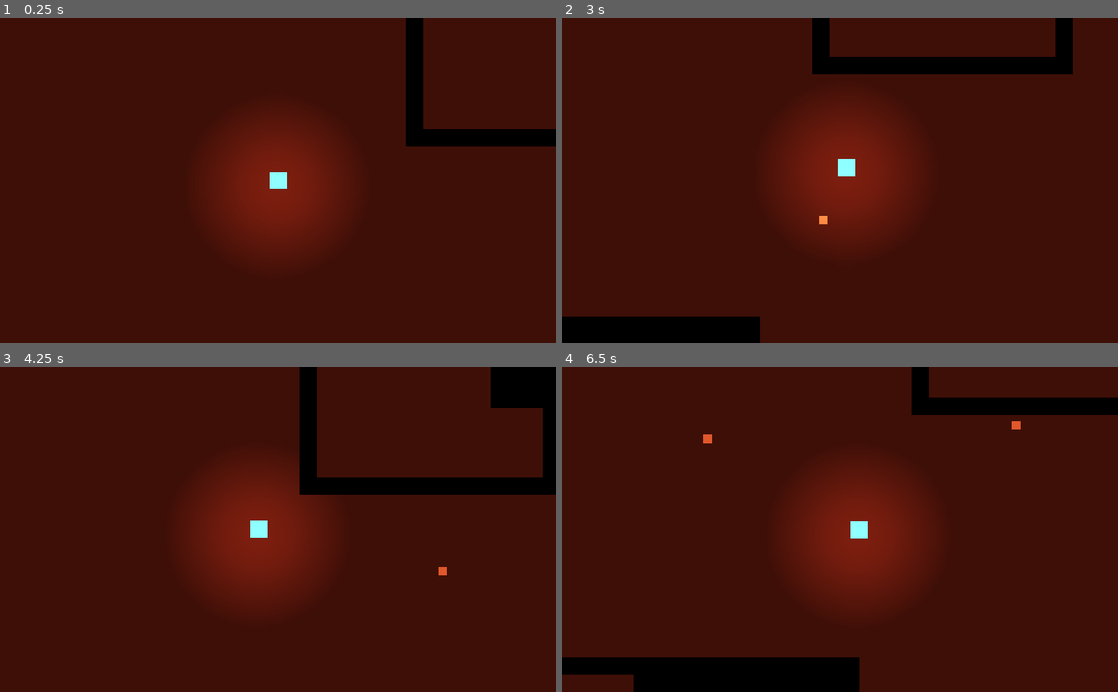
Above: before the commit, frames 1-4 (two rows, left to right).
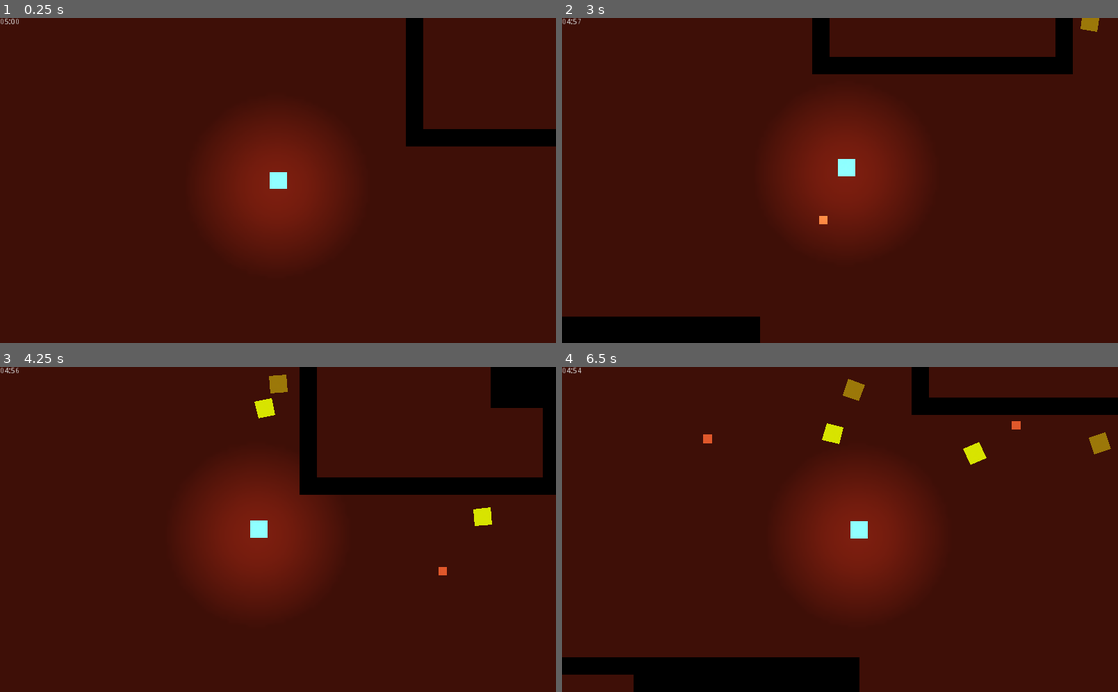
Above: after the commit, the same moments.

Repository: quiet-night-studio/redemption
Game: Godot game, scene res://scenes/Level.tscn
The game is run twice, just before and just after one commit, with the same random seed, the same clock (stepped at 60 frames per second) and the same inputs.
Inputs (mouse positions are in pixels of both pictures, inside the frame that each line leads up to):
- Up to frame 1 (0.25 s): no input
- Up to frame 2 (3 s): tap Enter at 0.5 s; move the mouse to (962, 164) at 0.52 s; hold Right (ui_right) 0.53-1.28 s; click (962, 164) at 0.6 s; move the mouse to (728, 196) at 1.27 s; hold Down (ui_down) 1.28-2.03 s; click (728, 196) at 1.35 s; move the mouse to (895, 109) at 2.02 s; hold Right (ui_right) 2.03-2.78 s; click (895, 109) at 2.1 s; move the mouse to (812, 245) at 2.77 s; hold Up (ui_up) from 2.78 s (still down); click (812, 245) at 2.85 s
- Up to frame 3 (4.25 s): move the mouse to (444, 578) at 3.52 s; release Up (ui_up) at 3.53 s; hold Left (ui_left) from 3.53 s (still down); click (444, 578) at 3.6 s
- Up to frame 4 (6.5 s): move the mouse to (673, 480) at 4.27 s; click (673, 480) at 4.35 s; move the mouse to (867, 529) at 5.02 s; release Left (ui_left) at 5.03 s; hold Down (ui_down) 5.03-5.78 s; click (867, 529) at 5.1 s; move the mouse to (756, 448) at 5.77 s; hold Right (ui_right) from 5.78 s (still down); click (756, 448) at 5.85 s

The runs differ from the first frame. In frame 1, less than 0.1% of the frame differs, in the area x 0-4%, y 0-2%; in frame 2, 0.1%; in frame 3, 0.5%; in frame 4, 0.7%, in the area x 0-99%, y 0-31%.

Commit message:
wip: enemy spawn interval

Diff:
--- a/scenes/Level.tscn
+++ b/scenes/Level.tscn
@@ -36,6 +36,11 @@
 polygons = [ PoolIntArray( 0, 1, 2, 3 ) ]
 outlines = [ PoolVector2Array( 1552, 624, 1552, 944, 1712, 944, 1712, 624 ) ]
 
+[sub_resource type="Curve2D" id=11]
+_data = {
+"points": PoolVector2Array( 0, 0, 0, 0, -640, -512, 0, 0, 0, 0, 240, -512, 0, 0, 0, 0, 240, 32, 0, 0, 0, 0, 816, 32, 0, 0, 0, 0, 816, -496, 0, 0, 0, 0, 1680, -496, 0, 0, 0, 0, 1680, 1040, 0, 0, 0, 0, -640, 1040, 0, 0, 0, 0, -640, -512 )
+}
+
 [sub_resource type="OccluderPolygon2D" id=10]
 polygon = PoolVector2Array( 32, 32, 0, 32, 0, 0, 32, 0 )
 
@@ -65,11 +70,6 @@
 "shape_transform": Transform2D( 1, 0, 0, 1, 0, 0 )
 } ]
 0/z_index = 0
-
-[sub_resource type="Curve2D" id=11]
-_data = {
-"points": PoolVector2Array( 0, 0, 0, 0, -640, -512, 0, 0, 0, 0, 240, -512, 0, 0, 0, 0, 240, 32, 0, 0, 0, 0, 816, 32, 0, 0, 0, 0, 816, -496, 0, 0, 0, 0, 1680, -496, 0, 0, 0, 0, 1680, 1040, 0, 0, 0, 0, -640, 1040, 0, 0, 0, 0, -640, -512 )
-}
 
 [node name="Level" type="Node2D"]
 script = ExtResource( 1 )
@@ -101,16 +101,26 @@
 [node name="NavigationPolygonInstance6" type="NavigationPolygonInstance" parent="Navigation2D"]
 navpoly = SubResource( 9 )
 
+[node name="EnemyPath" type="Path2D" parent="."]
+curve = SubResource( 11 )
+
+[node name="EnemySpawnLocation" type="PathFollow2D" parent="EnemyPath"]
+position = Vector2( -640, -512 )
+
 [node name="Player" parent="." instance=ExtResource( 2 )]
 position = Vector2( 52.2919, 62.973 )
 
 [node name="Enemies" type="Node" parent="."]
 
 [node name="CanvasLayer" type="CanvasLayer" parent="."]
-visible = false
 
 [node name="HealthDisplay" parent="CanvasLayer" instance=ExtResource( 3 )]
+visible = false
 position = Vector2( 112, 64 )
+
+[node name="CountDownTimer" type="Label" parent="CanvasLayer"]
+margin_right = 40.0
+margin_bottom = 14.0
 
 [node name="TileMap" type="TileMap" parent="."]
 tile_set = SubResource( 2 )
@@ -120,8 +130,5 @@
 format = 1
 tile_data = PoolIntArray( -1114135, 0, 0, -1114134, 0, 0, -1114133, 0, 0, -1114132, 0, 0, -1114131, 0, 0, -1114130, 0,  …(10324 unchanged characters)…
 
-[node name="EnemyPath" type="Path2D" parent="."]
-curve = SubResource( 11 )
-
-[node name="EnemySpawnLocation" type="PathFollow2D" parent="EnemyPath"]
-position = Vector2( -640, -512 )
+[node name="CountDownTimer" type="Timer" parent="."]
+autostart = true
--- a/scripts/Enemy.gd
+++ b/scripts/Enemy.gd
@@ -44,7 +44,6 @@
 	# For now I will randomise.
 	randomize()
 	var i := randi() % 3
-	print(i)
 
 	speed = types[i].speed
 	health = types[i].health
--- a/scripts/Level.gd
+++ b/scripts/Level.gd
@@ -2,13 +2,22 @@
 
 onready var _enemies = get_node("Enemies")
 onready var _enemy_spawn_location := $EnemyPath/EnemySpawnLocation
+onready var countdown_label = $CanvasLayer/CountDownTimer
+onready var countdown_timer = $CountDownTimer
 
-var enemy: PackedScene = preload("res://scenes/Enemy.tscn")
-var spawn_time = 0
+const COUNTDOWN_DURATION := 300 # 5 minutes
+
+var enemy_scene: PackedScene = preload("res://scenes/Enemy.tscn")
+var spawn_time := 0
+var countdown := COUNTDOWN_DURATION
 
 func _ready():
+	countdown_timer.connect("timeout", self, "_on_countdown_timeout")
+
+	update_countdown_label()
+
 	randomize()
-	spawn_time = randi() % 5 + 1
+	spawn_time = randi() % 50 + 1
 
 	var err = $Player.connect("update_health", $CanvasLayer/HealthDisplay, "update_healthbar")
 	if err != OK:
@@ -19,14 +28,28 @@
 
 	if spawn_time <= 0:
 		spawn()
-		spawn_time = randi() % 5 + 1
+		spawn_time = randi() % 50 + 1
 
 func spawn():
 	_enemy_spawn_location.unit_offset = randf()
 
-	var e = enemy.instance()
+	var e = enemy_scene.instance()
 	e.player = $Player
 	e.navigation = $Navigation2D
 	e.position = _enemy_spawn_location.position
 
 	_enemies.add_child(e)
+
+func update_countdown_label() -> void:
+	var minutes = countdown / 60
+	var seconds = countdown % 60
+
+	countdown_label.text = String(minutes).pad_zeros(2) + ":" + String(seconds).pad_zeros(2)
+
+func _on_countdown_timeout() -> void:
+	countdown -=1
+
+	update_countdown_label()
+
+	if countdown == 0:
+		countdown_timer.stop()
